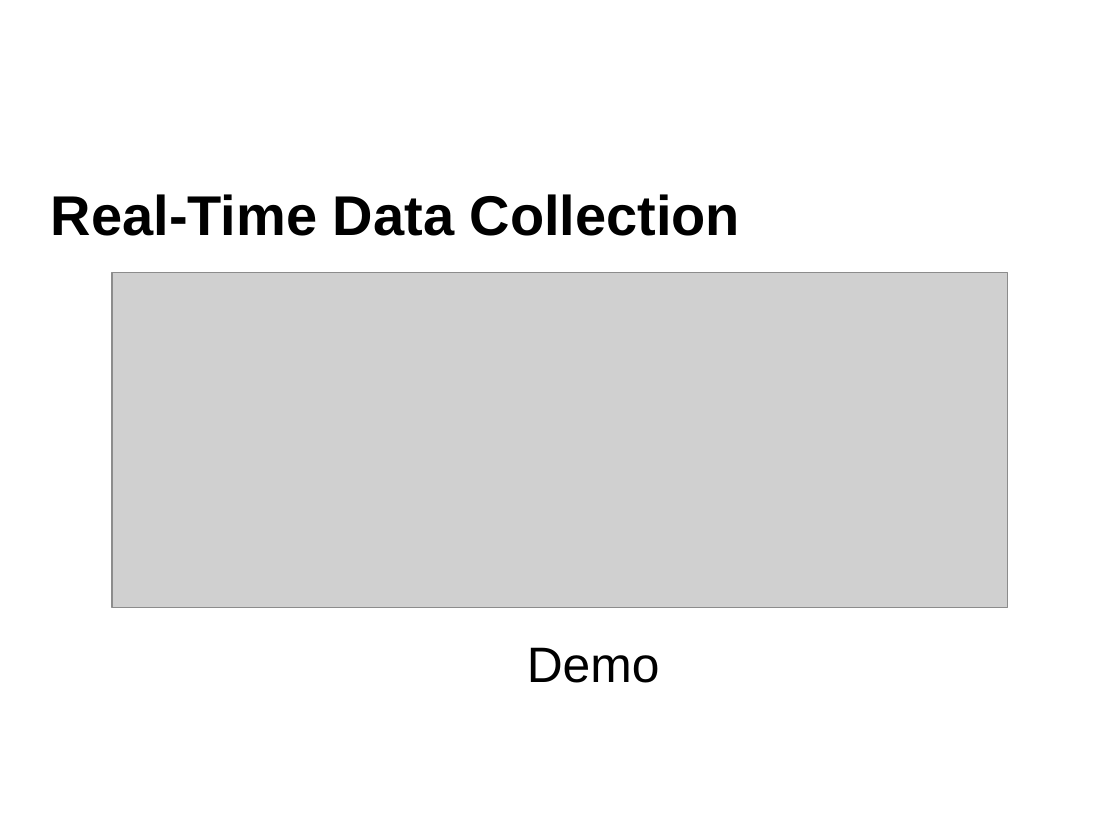
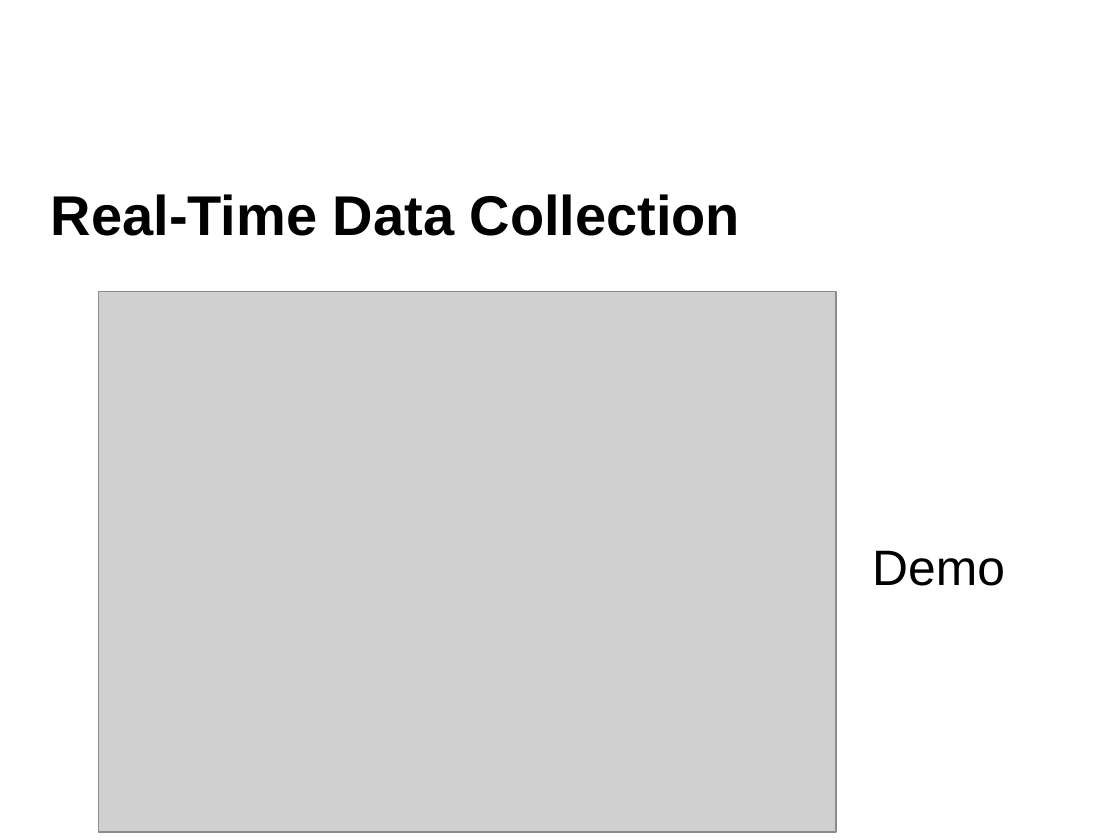
Before and after one commit to ahsansajidkhan/group15project, a slide deck: slide 12 of Canadian Climate Action Tracker_Ahsan_Ajmery_Nafisa_Li_Liu.pptx. Drawn at 1120x840 pixels with LibreOffice and Linux fonts; fonts in the diff are those of the drawing; grey boxes stand for pictures; background and template pictures are left out. Boxes give left, top, right and bottom in pixels: in the first picture for what was removed or moved away, otherwise in the second. Text is boxed around its words. In the diff, an @@ line names an element or a change of style, - is before the commit and + after.

```diff
--- a/Canadian Climate Action Tracker_Ahsan_Ajmery_Nafisa_Li_Liu.pptx
+++ b/Canadian Climate Action Tracker_Ahsan_Ajmery_Nafisa_Li_Liu.pptx
@@ picture added at (99,291,836,831) @@
@@ picture removed at (112,272,1008,607) @@
@@ text "Demo": place and size @@
-text "Demo" at (527,647,660,683)
+text "Demo" at (872,550,1005,586)
```
Also in this commit, not shown: 5 other slides changed, 1 slide removed.
